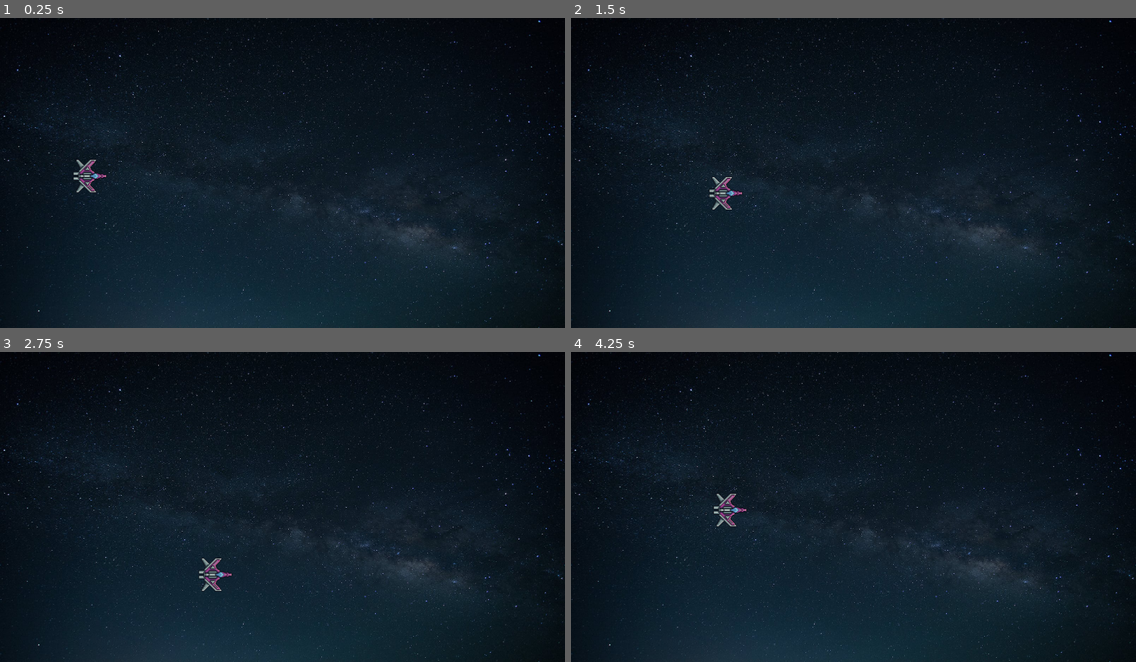
Above: before the commit, frames 1-4 (two rows, left to right).
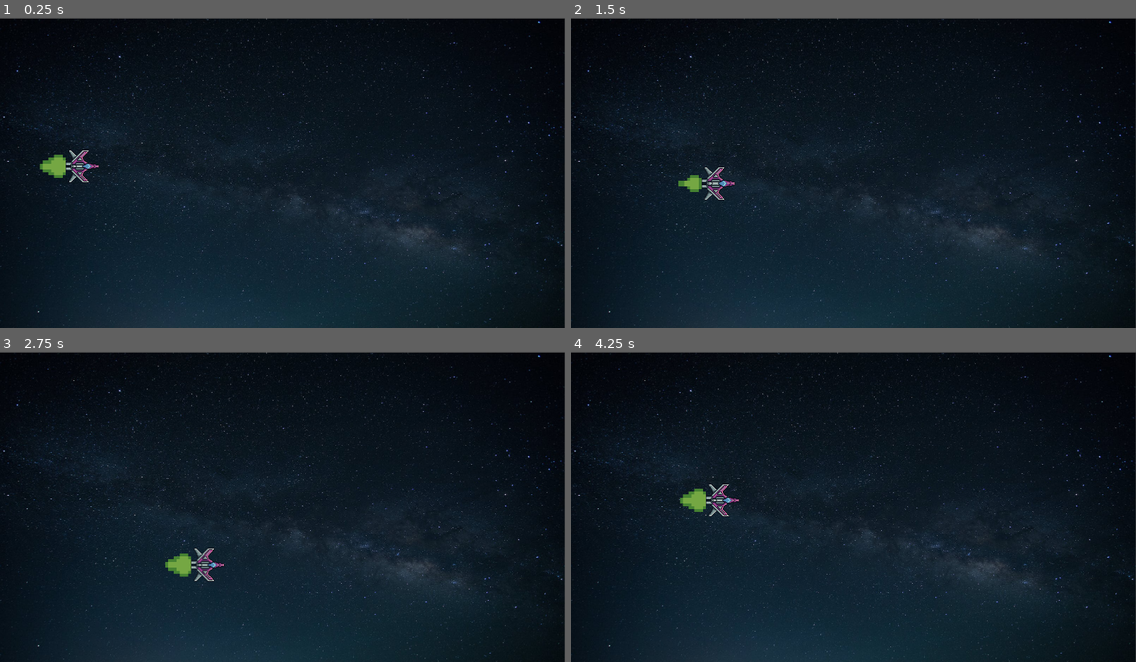
Above: after the commit, the same moments.

Repository: mhonen/Invaders
Game: Godot game, scene res://main.tscn
Two runs of this game, one before a commit and one after it. Both use one fixed random seed, a clock stepped at 60 frames per second and the inputs below.
Inputs:
- Up to frame 1 (0.25 s): no input
- Up to frame 2 (1.5 s): hold Right (right) 0.53-1.28 s; hold Down (down) from 1.28 s (still down)
- Up to frame 3 (2.75 s): release Down (down) at 2.03 s; hold Right (right) from 2.03 s (still down)
- Up to frame 4 (4.25 s): release Right (right) at 2.78 s; hold Up (up) 2.78-3.53 s; hold Left (left) from 3.53 s (still down)

The runs differ from the first frame. In frame 1, 2.5% of the frame differs, in the area x 0-100%, y 0-100%; in frame 2, 2.4%; in frame 3, 2.5%; in frame 4, 2.5%.

Commit message:
Update player movement
Update player.gd script to update player movement and to keep player on the screen.  I also added a new animated sprite for thrusters and updated player script with a new move and _ready function.

Version: 0.2

Diff:
--- a/Player/player.gd
+++ b/Player/player.gd
@@ -2,8 +2,16 @@
 
 var speed = 300
 
+# Needed to add the ready function so thruster animation will work.
+# Probably will use a vonready variable later to get rid of funtion
+func _ready() -> void:
+	$Thrusters/AnimationPlayer.play("thrust")
+
 func _process(delta):
 
+	move(delta)
+
+func move(delta):
 	if Input.is_action_pressed("left"):
 		position.x -= speed * delta
 	if Input.is_action_pressed("right"):
@@ -12,5 +20,9 @@
 		position.y -= speed * delta
 	if Input.is_action_pressed("down"):
 		position.y += speed * delta
+	move_and_slide()
 
-	move_and_slide()
+	# Keeps player on the screen using clamp.
+	var viewRect = get_viewport_rect()
+	position.x = clamp(position.x, 200, viewRect.size.x - 200)
+	position.y = clamp(position.y, 150, viewRect.size.y - 150)
--- a/Player/player.tscn
+++ b/Player/player.tscn
@@ -1,13 +1,36 @@
-[gd_scene load_steps=4 format=3 uid="uid://c40wccuxvthp"]
+[gd_scene load_steps=7 format=3 uid="uid://c40wccuxvthp"]
 
 [ext_resource type="Script" path="res://Player/player.gd" id="1_omjp2"]
 [ext_resource type="Texture2D" uid="uid://nha544bjgko0" path="res://Spaceship Pack/ship_6.png" id="1_vqhov"]
+[ext_resource type="Texture2D" uid="uid://d326snnbmxfxr" path="res://Spaceship Pack/turbo_green.png" id="3_qqew6"]
 
 [sub_resource type="CircleShape2D" id="CircleShape2D_2c3fy"]
 radius = 6.0
 
+[sub_resource type="Animation" id="Animation_tlg14"]
+resource_name = "thrust"
+loop_mode = 1
+tracks/0/type = "value"
+tracks/0/imported = false
+tracks/0/enabled = true
+tracks/0/path = NodePath(".:frame")
+tracks/0/interp = 1
+tracks/0/loop_wrap = true
+tracks/0/keys = {
+"times": PackedFloat32Array(0, 0.5),
+"transitions": PackedFloat32Array(1, 1),
+"update": 1,
+"values": [0, 1]
+}
+
+[sub_resource type="AnimationLibrary" id="AnimationLibrary_8h53i"]
+_data = {
+"thrust": SubResource("Animation_tlg14")
+}
+
 [node name="Player" type="CharacterBody2D"]
-position = Vector2(351, 266)
+texture_filter = 1
+position = Vector2(455, 496)
 scale = Vector2(10, 10)
 script = ExtResource("1_omjp2")
 metadata/_edit_group_ = true
@@ -20,3 +43,15 @@
 [node name="CollisionShape2D" type="CollisionShape2D" parent="."]
 visible = false
 shape = SubResource("CircleShape2D_2c3fy")
+
+[node name="Thrusters" type="Sprite2D" parent="."]
+position = Vector2(-9.9, 1.89999)
+rotation = 1.5708
+texture = ExtResource("3_qqew6")
+hframes = 2
+
+[node name="AnimationPlayer" type="AnimationPlayer" parent="Thrusters"]
+speed_scale = 2.0
+libraries = {
+"": SubResource("AnimationLibrary_8h53i")
+}
--- a/main.tscn
+++ b/main.tscn
@@ -9,9 +9,13 @@
 anchors_preset = 15
 anchor_right = 1.0
 anchor_bottom = 1.0
+offset_left = -1.0
+offset_top = 3.0
+offset_right = -1.0
+offset_bottom = 3.0
 grow_horizontal = 2
 grow_vertical = 2
 texture = ExtResource("1_xfq6u")
 
 [node name="Player" parent="." instance=ExtResource("2_v4cw8")]
-position = Vector2(313, 552)
+position = Vector2(287, 518)
